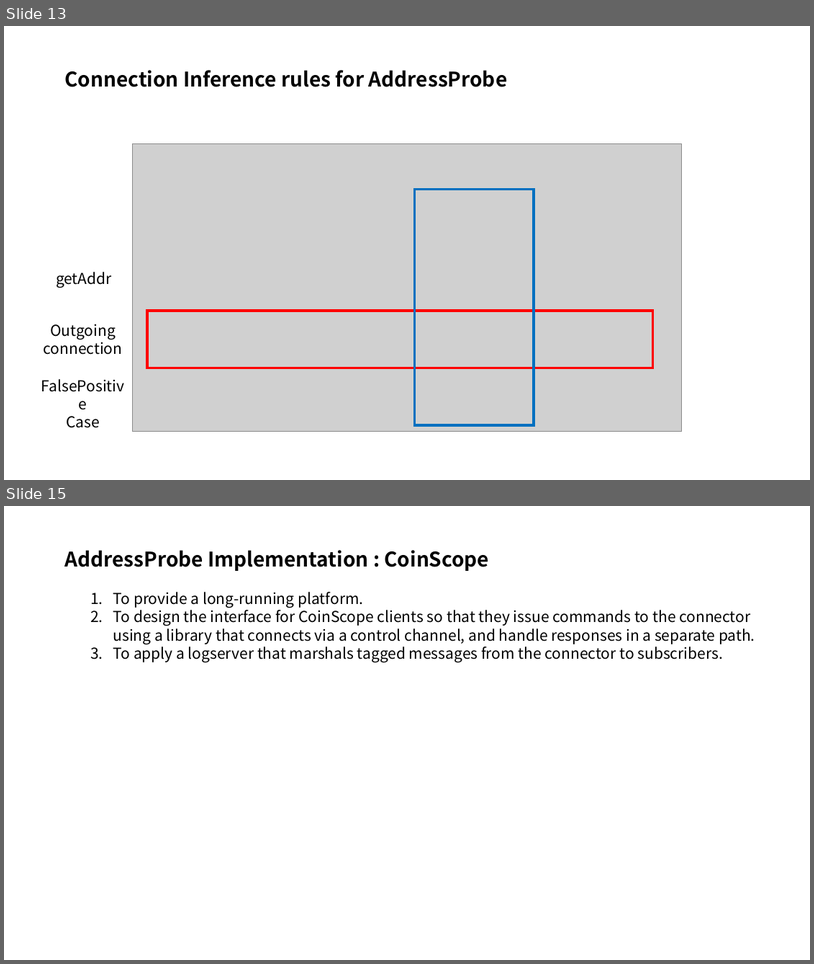
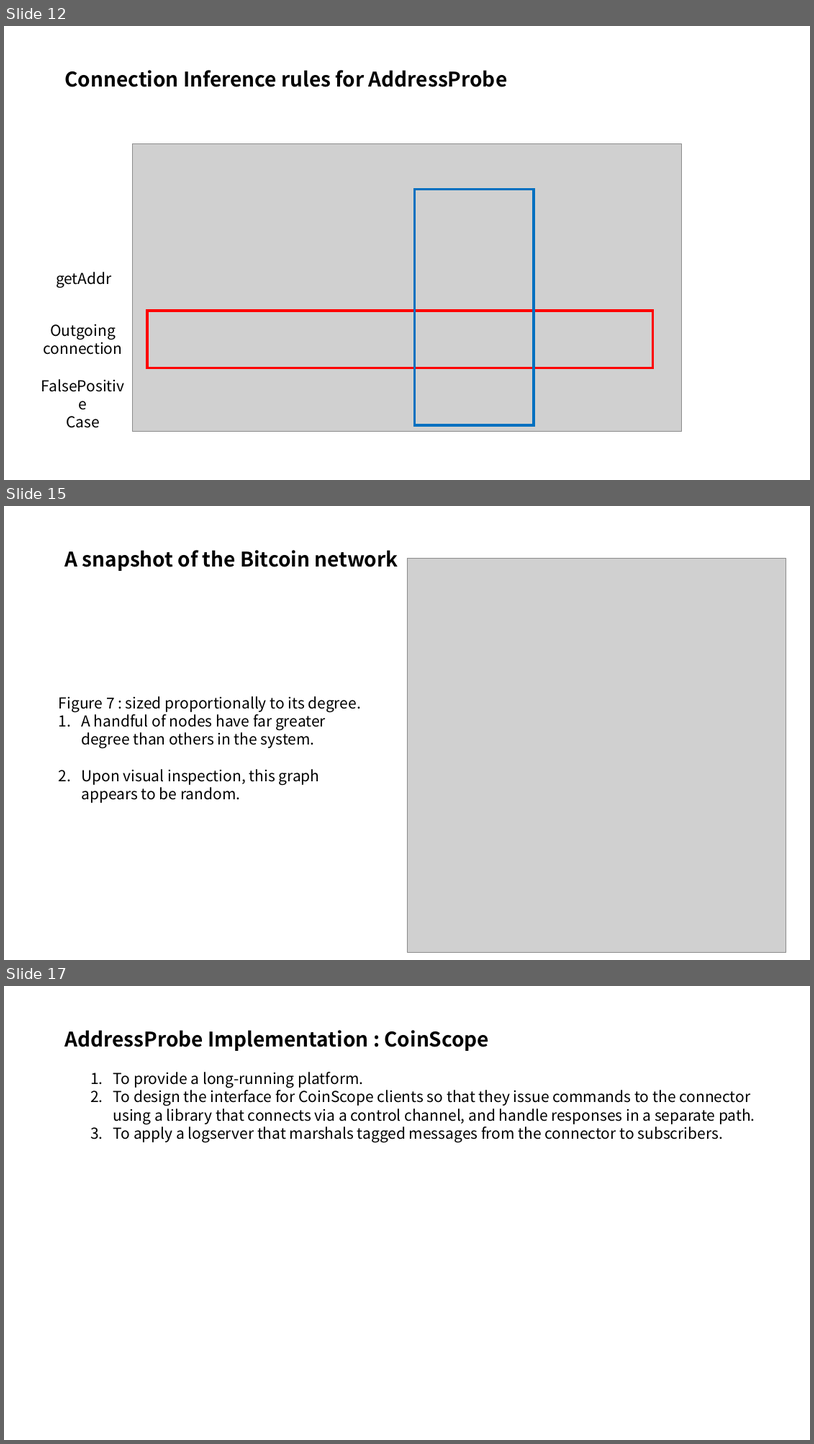
Before and after one commit to FelixSeol/paper, a slide deck: discovering/Discovering Bitcoin's Public topology.pptx. Shown one above the other, each under a label of ours: slides 13 and 15 before the commit, slides 12, 15 and 17 after it; the slides between them are not shown. The pictures are 814x964 and 814x1444 pixels, drawn with LibreOffice and Linux fonts; fonts in the diff are those of the drawing; grey boxes stand for pictures. Boxes give left, top, right and bottom in pixels: in the first picture for what was removed or moved away, otherwise in the second. Text is boxed around its words. In the diff, an @@ line names an element or a change of style, - is before the commit and + after.

```diff
--- a/discovering/Discovering Bitcoin's Public topology.pptx
+++ b/discovering/Discovering Bitcoin's Public topology.pptx
@@ slide 15 added at [4,506,810,960], background #FFFFFF @@
@@ text added at [65,550,398,571], 24 pt, text #000000, bold @@
+A snapshot of the Bitcoin network
@@ picture added at [407,558,786,952] @@
@@ text added at [59,696,361,803], 18 pt, text #000000 @@
+Figure 7 : sized proportionally to its degree.
+1. A handful of nodes have far greater degree than others in the system.
+2. Upon visual inspection, this graph appears to be random.
@@ what was slide 13 is now slide 12 @@
@@ what was slide 15 is now slide 17 @@
```
Also in this commit, not shown: 2 slides changed, 2 other slides added, 1 slide removed.
